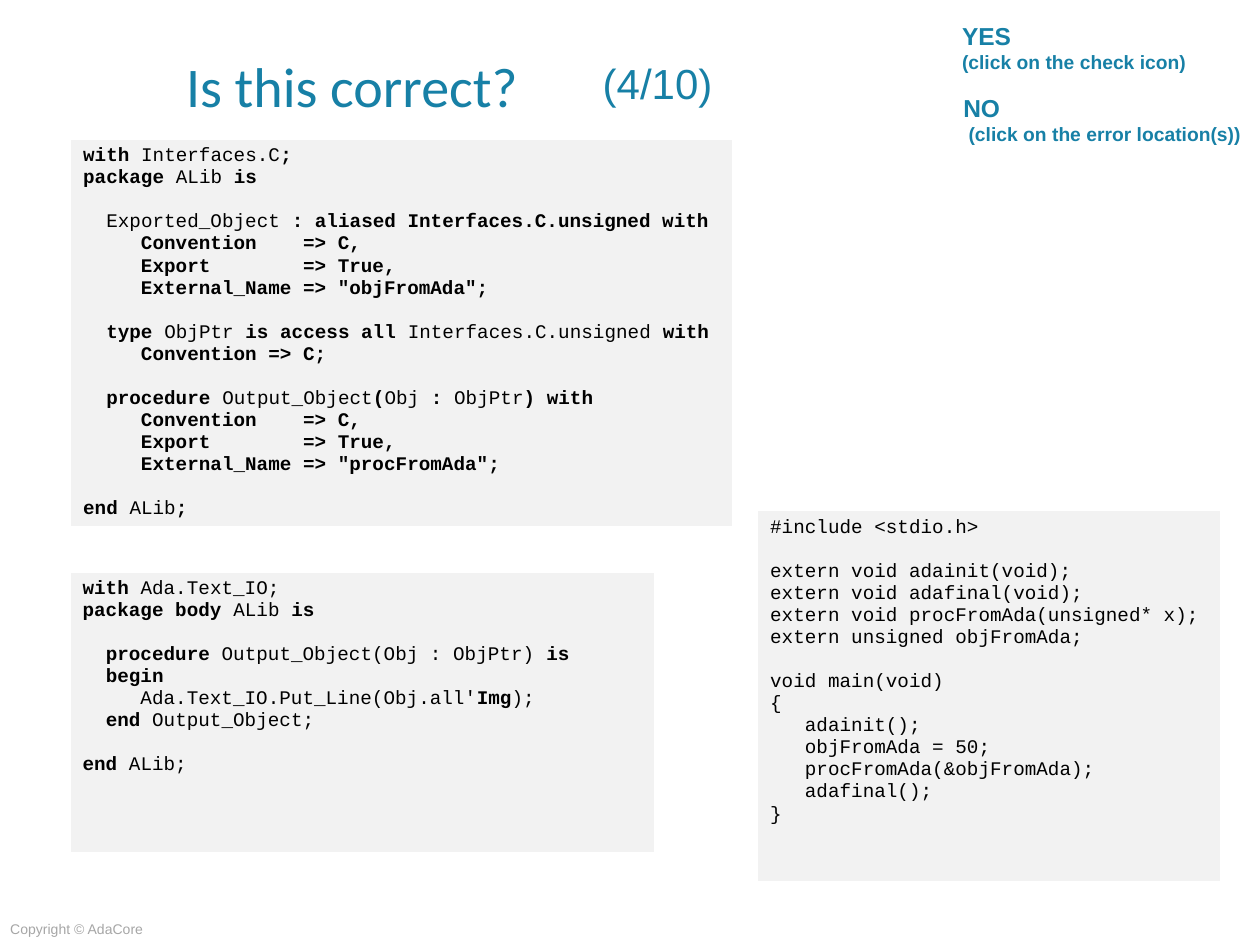
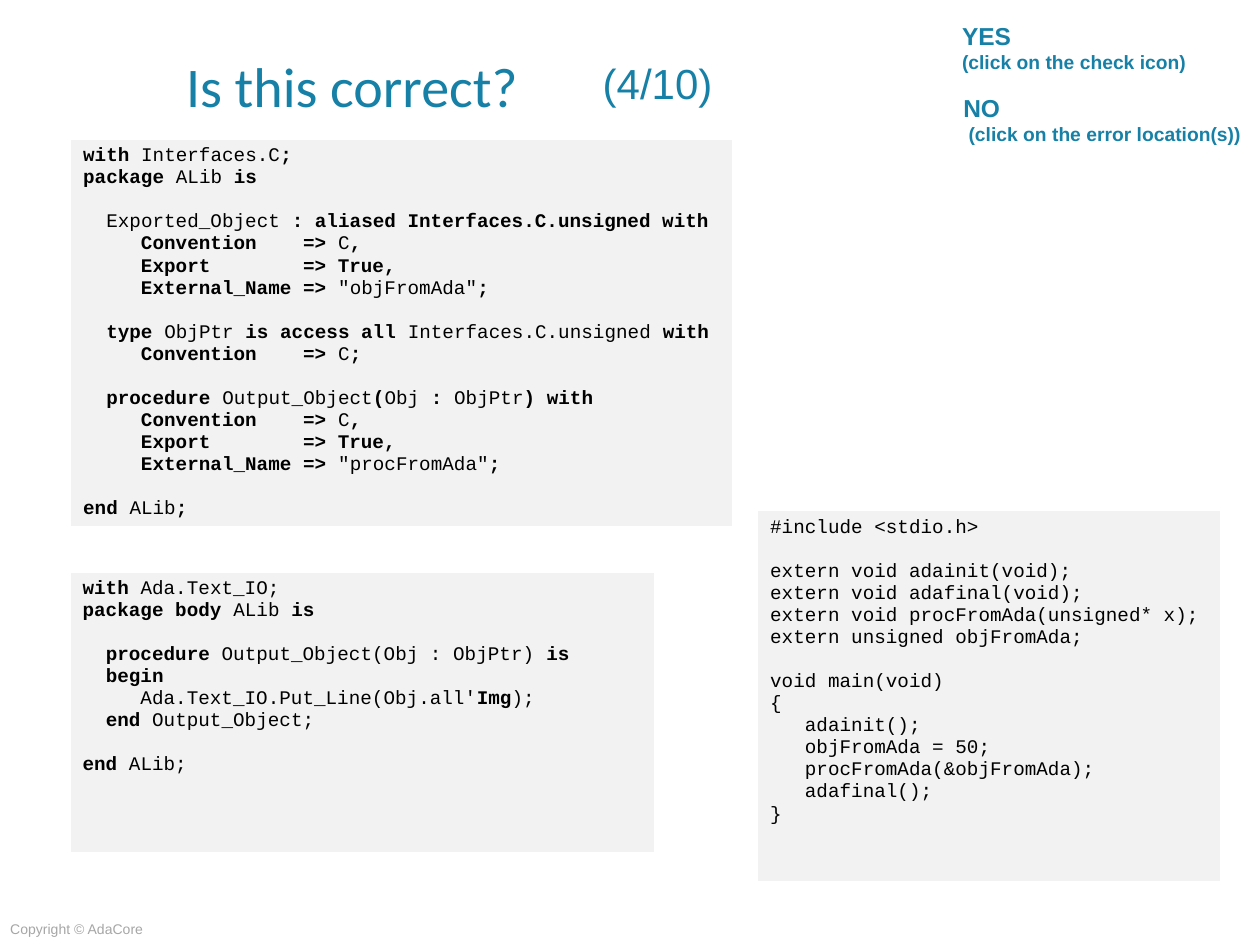
Before and after one commit to AdaCoreU/Courses, a slide deck: slide 22 of lectures/04_Mixed_Language_Programming_In_Ada/02_Ada_and_C/Slides/02_Ada_And_C.pptx. Drawn at 1260x945 pixels with LibreOffice and Linux fonts; fonts in the diff are those of the drawing; background and template pictures are left out. Boxes give left, top, right and bottom in pixels: in the first picture for what was removed or moved away, otherwise in the second. Text is boxed around its words. In the diff, an @@ line names an element or a change of style, - is before the commit and + after.

```diff
--- a/lectures/04_Mixed_Language_Programming_In_Ada/02_Ada_and_C/Slides/02_Ada_And_C.pptx
+++ b/lectures/04_Mixed_Language_Programming_In_Ada/02_Ada_and_C/Slides/02_Ada_And_C.pptx
@@ table at bbox=[71, 140, 733, 546] @@
@@ bold off in "C,", ""objFromAda";", "C;", "C," and 1 more places @@
```
Also in this commit, not shown: 27 other slides changed, 1 other file.
